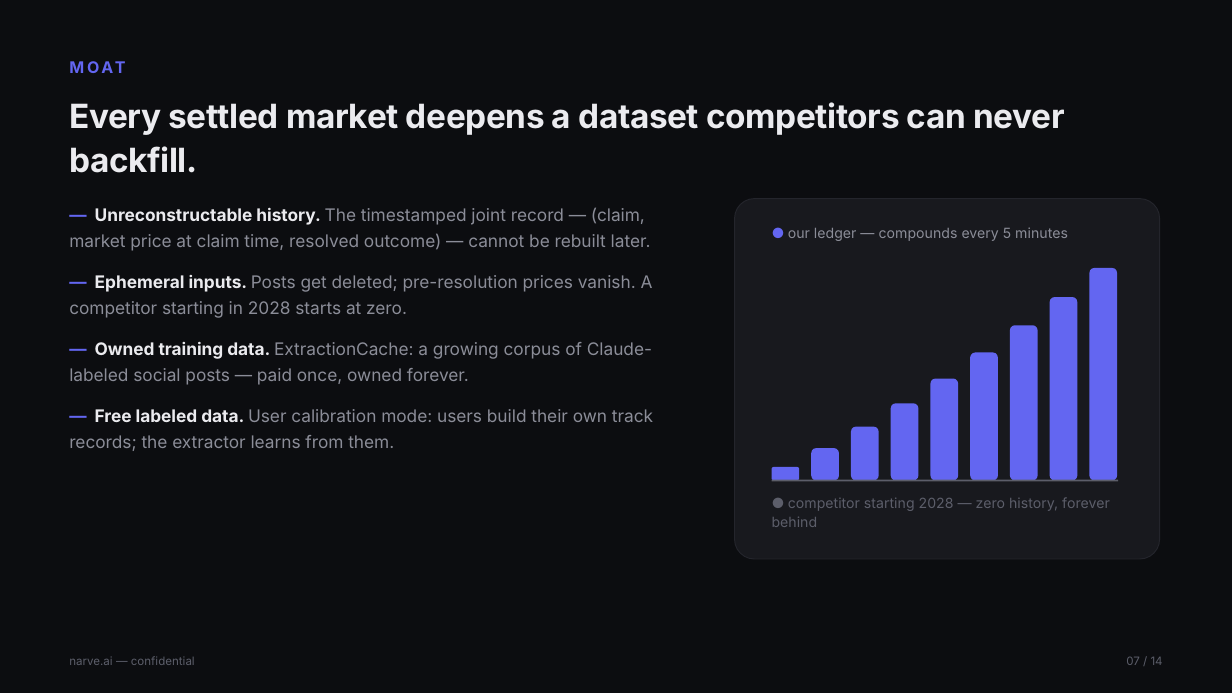
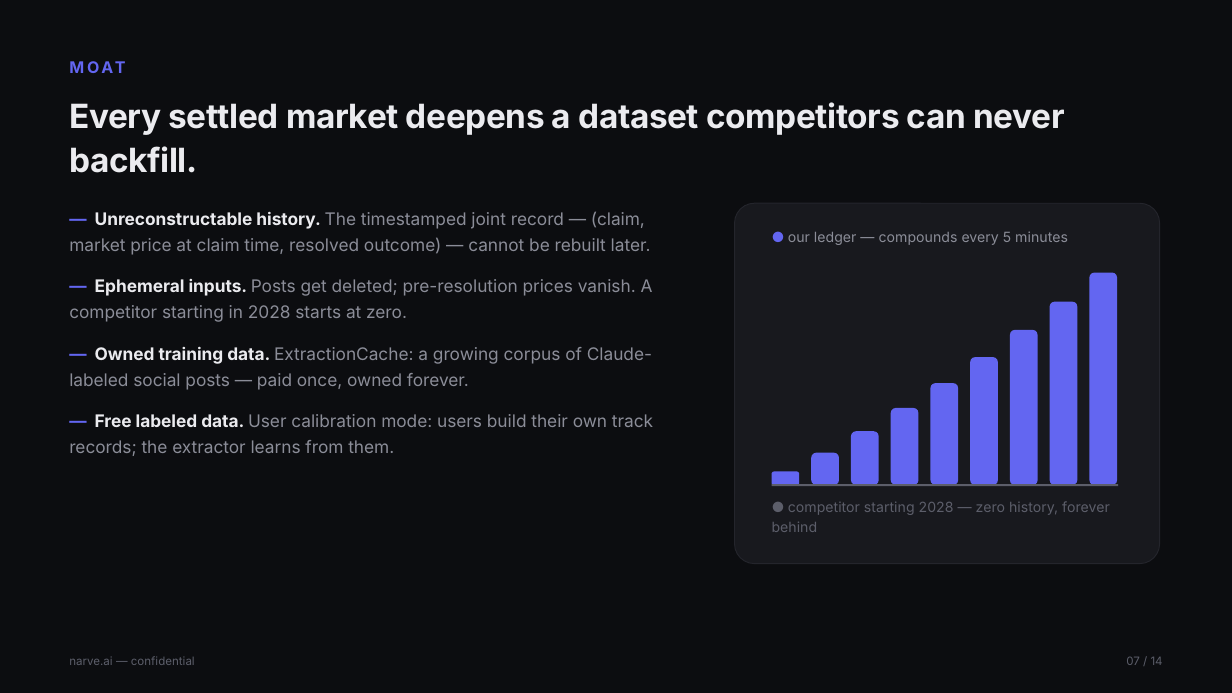
Before and after one commit to Jhabbig/Habbig, a slide deck: slide 7 of pitch-deck/narve-pitch-deck.pptx. Drawn at 1232x693 pixels with LibreOffice and Linux fonts; fonts in the diff are those of the drawing. Boxes give left, top, right and bottom in pixels: in the first picture for what was removed or moved away, otherwise in the second. Text is boxed around its words. In the diff, an @@ line names an element or a change of style, - is before the commit and + after.

```diff
--- a/pitch-deck/narve-pitch-deck.pptx
+++ b/pitch-deck/narve-pitch-deck.pptx
@@ 10 rounded rectangles, 3 texts, 1 rectangle: place and size @@
-10 rounded rectangles, 3 texts, 1 rectangle at <box>69,199,1160,559</box>
+10 rounded rectangles, 3 texts, 1 rectangle at <box>69,203,1160,564</box>
```
Also in this commit, not shown: 10 other slides changed, 1 other file.
